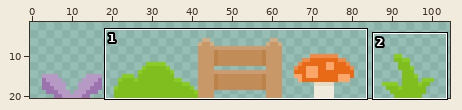
Sprite sheet -- images/decor.png. The picture above shows the old version from afar; the outline marks the close-up.
Close-up. As it was:
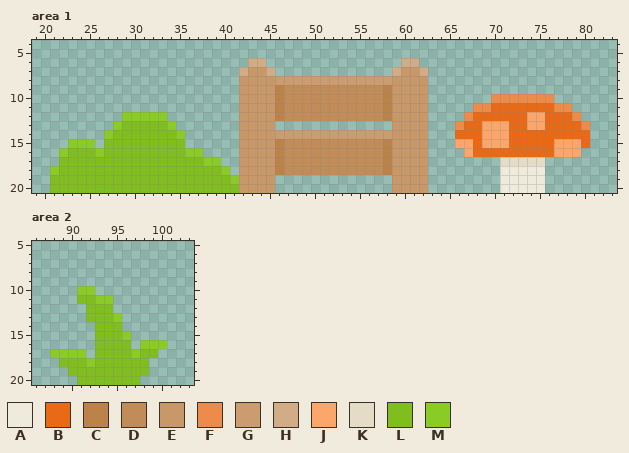
The file is 210x42 pixels, drawn in blocks of 2x2; one block is one cell here. Shown: area 1: x 19..83, y 4..20; area 2: x 86..103, y 5..20. The wide view leaves out empty margins.
Palette (. is transparent): A #efebdc  B #e86a17  C #bb834a  D #c18c57  E #c99869  F #ed8b4a  G #ca9c70  H #d2ab87  J #fca66c  K #e4dcc6  L #80be1f  M #8acb25
After the commit:
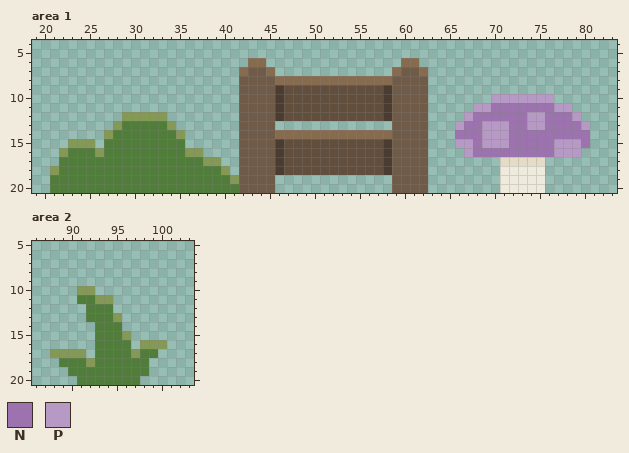
Colours new in this view: N #9c73ae  P #b699c4
From old to new:
@@ palette @@
-C #bb834a
+C #4a3c31
-D #c18c57
+D #614e3d
-E #c99869
+E #705b48
-G #ca9c70
+G #876b4f
-L #80be1f
+L #507d39
-M #8acb25
+M #859956
--- area 1
@@ x 40..82 @@
  5 ...........................................
- 6 ...HH...............HH.....................
- 7 ..HEEH.............HEEH....................
+ 6 ...GG...............GG.....................
+ 7 ..GEEG.............GEEG....................
  8 ..EEEEGGGGGGGGGGGGGEEEE....................
  9 ..EEEECDDDDDDDDDDDCEEEE....................
-10 ..EEEECDDDDDDDDDDDCEEEE.......FFFFFFF......
-11 ..EEEECDDDDDDDDDDDCEEEE.....FFBBBBBBBFF....
-12 ..EEEECDDDDDDDDDDDCEEEE....FBBBBBBJJBBBF...
-13 ..EEEE.............EEEE...FBBJJJBBJJBBBBF..
-14 ..EEEEGGGGGGGGGGGGGEEEE...BBBJJJBBBBBBBBB..
-15 ..EEEECDDDDDDDDDDDCEEEE...JJBJJJBBBBBJJJB..
-16 ..EEEECDDDDDDDDDDDCEEEE....JBBBBBBBBBJJJ...
+10 ..EEEECDDDDDDDDDDDCEEEE.......PPPPPPP......
+11 ..EEEECDDDDDDDDDDDCEEEE.....PPNNNNNNNPP....
+12 ..EEEECDDDDDDDDDDDCEEEE....PNNNNNNPPNNNP...
+13 ..EEEE.............EEEE...PNNPPPNNPPNNNNP..
+14 ..EEEEGGGGGGGGGGGGGEEEE...NNNPPPNNNNNNNNN..
+15 ..EEEECDDDDDDDDDDDCEEEE...PPNPPPNNNNNPPPN..
+16 ..EEEECDDDDDDDDDDDCEEEE....PNNNNNNNNNPPP...
 17 ..EEEECDDDDDDDDDDDCEEEE........KKKKK.......
Changed places in both close-ups, as pixel boxes (x1, y1, x2, y2):
changed: (50, 58, 590, 193)
changed: (50, 286, 167, 385)
